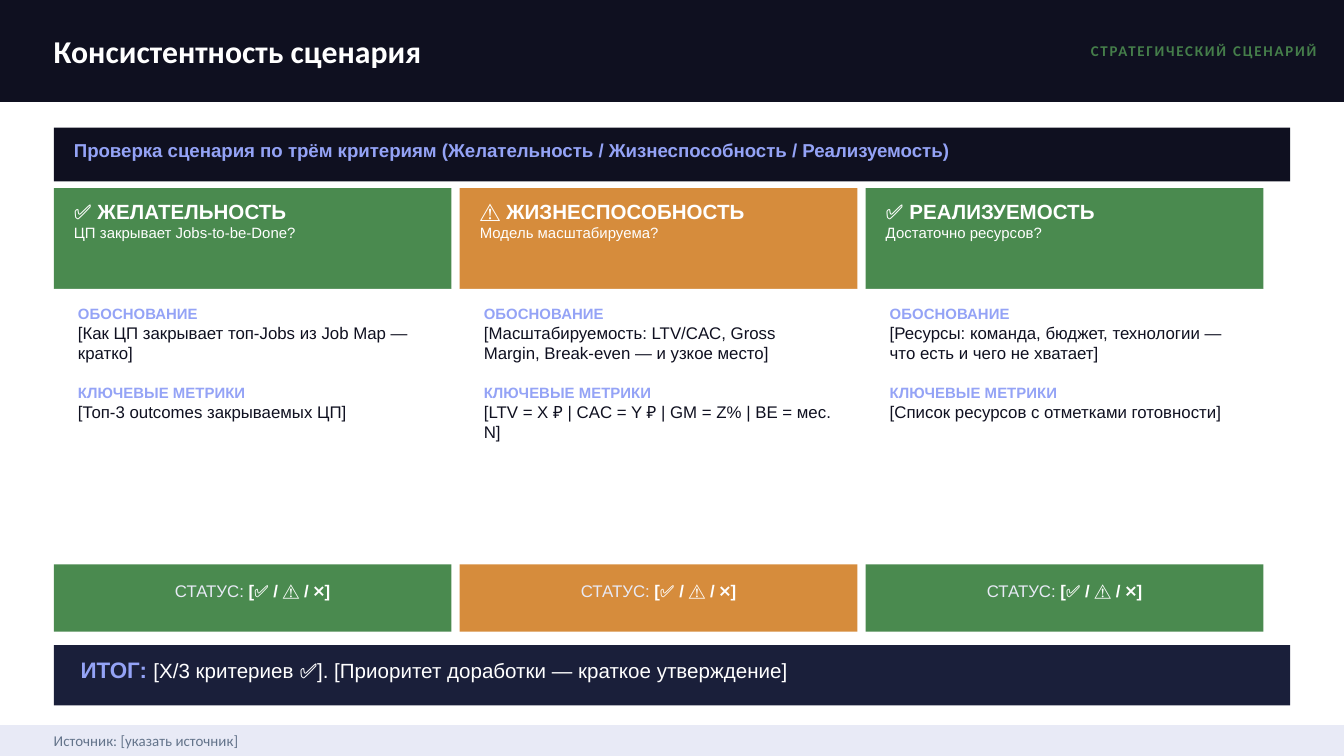
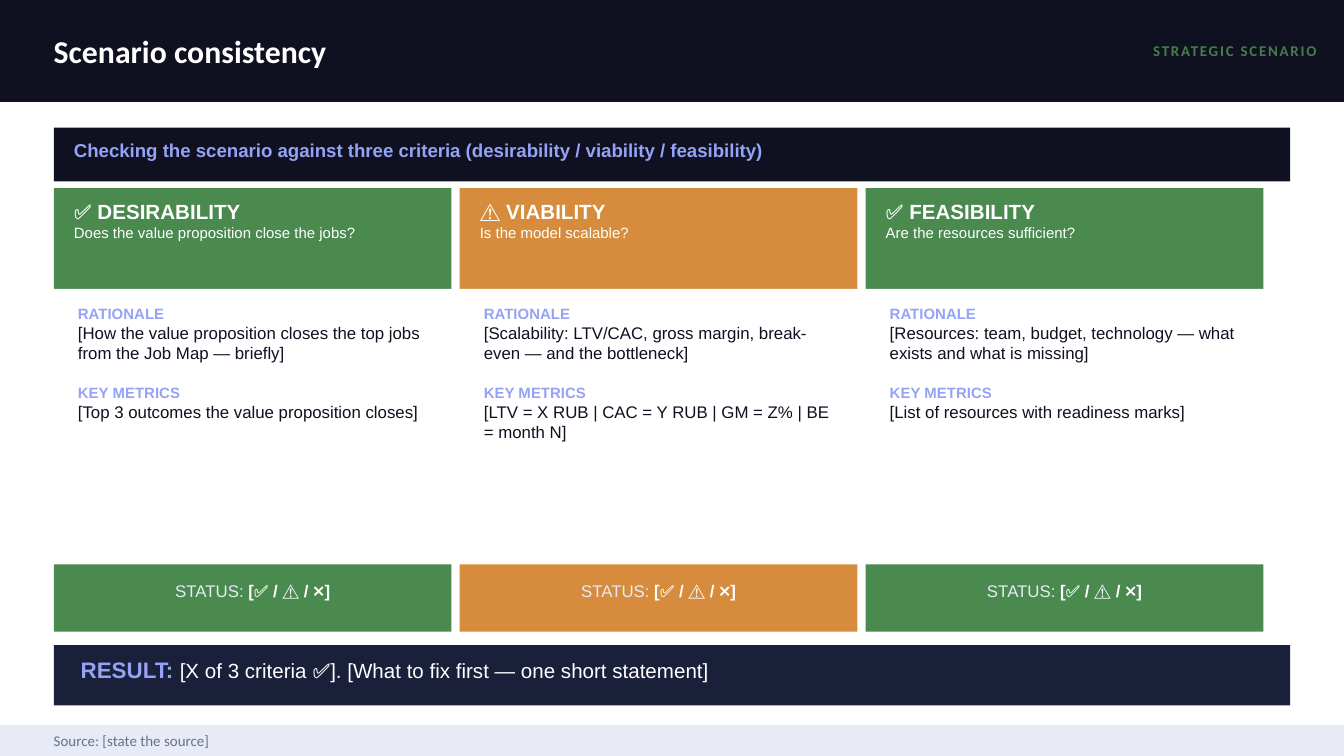
Before and after one commit to ipavelm/ultimate-product-discovery-skill, a slide deck: slide 22 of assets/presentation-template.pptx. Drawn at 1344x756 pixels with LibreOffice and Linux fonts; fonts in the diff are those of the drawing. Boxes give left, top, right and bottom in pixels: in the first picture for what was removed or moved away, otherwise in the second. Text is boxed around its words. In the diff, an @@ line names an element or a change of style, - is before the commit and + after.

```diff
--- a/assets/presentation-template.pptx
+++ b/assets/presentation-template.pptx
@@ text at box(1048, 0, 1317, 101): text changed @@
-СТРАТЕГИЧЕСКИЙ СЦЕНАРИЙ
+STRATEGIC SCENARIO
@@ text at box(54, 40, 326, 68): text changed @@
-Консистентность сценария
+Scenario consistency
@@ text in rectangle at box(74, 143, 762, 161): text changed @@
-Проверка сценария по трём критериям (Желательность / Жизнеспособность / Реализуемость)
+Checking the scenario against three criteria (desirability / viability / feasibility)
@@ text in rectangle at box(74, 204, 355, 241): text changed @@
-✅ ЖЕЛАТЕЛЬНОСТЬ
-ЦП закрывает Jobs-to-be-Done?
+✅ DESIRABILITY
+Does the value proposition close the jobs?
@@ text in rectangle at box(480, 205, 628, 238): text changed @@
-⚠️ ЖИЗНЕСПОСОБНОСТЬ
-Модель масштабируема?
+⚠️ VIABILITY
+Is the model scalable?
@@ text in rectangle at box(886, 204, 1075, 238): text changed @@
-✅ РЕАЛИЗУЕМОСТЬ
-Достаточно ресурсов?
+✅ FEASIBILITY
+Are the resources sufficient?
@@ text in rectangle at box(78, 308, 420, 422): text changed @@
-ОБОСНОВАНИЕ
-[Как ЦП закрывает топ-Jobs из Job Map — кратко]
-КЛЮЧЕВЫЕ МЕТРИКИ
-[Топ-3 outcomes закрываемых ЦП]
+RATIONALE
+[How the value proposition closes the top jobs from the Job Map — briefly]
+KEY METRICS
+[Top 3 outcomes the value proposition closes]
@@ text in rectangle at box(484, 308, 829, 442): text changed @@
-ОБОСНОВАНИЕ
-[Масштабируемость: LTV/CAC, Gross Margin, Break-even — и узкое место]
-КЛЮЧЕВЫЕ МЕТРИКИ
-[LTV = X ₽ | CAC = Y ₽ | GM = Z% | BE = мес. N]
+RATIONALE
+[Scalability: LTV/CAC, gross margin, break-even — and the bottleneck]
+KEY METRICS
+[LTV = X RUB | CAC = Y RUB | GM = Z% | BE = month N]
@@ text in rectangle at box(890, 308, 1235, 422): text changed @@
-ОБОСНОВАНИЕ
-[Ресурсы: команда, бюджет, технологии — что есть и чего не хватает]
-КЛЮЧЕВЫЕ МЕТРИКИ
-[Список ресурсов с отметками готовности]
+RATIONALE
+[Resources: team, budget, technology — what exists and what is missing]
+KEY METRICS
+[List of resources with readiness marks]
@@ text in rectangle at box(175, 585, 243, 597): text changed @@
-СТАТУС: [✅ / ⚠️ / ❌]
+STATUS: [✅ / ⚠️ / ❌]
@@ text in rectangle at box(581, 585, 649, 597): text changed @@
-СТАТУС: [✅ / ⚠️ / ❌]
+STATUS: [✅ / ⚠️ / ❌]
@@ text in rectangle at box(987, 585, 1055, 597): text changed @@
-СТАТУС: [✅ / ⚠️ / ❌]
+STATUS: [✅ / ⚠️ / ❌]
@@ text in rectangle at box(81, 662, 708, 683): text changed @@
-ИТОГ: [X/3 критериев ✅]. [Приоритет доработки — краткое утверждение]
+RESULT: [X of 3 criteria ✅]. [What to fix first — one short statement]
@@ text at box(54, 735, 209, 748): text changed @@
-Источник: [указать источник]
+Source: [state the source]
```
Also in this commit, not shown: 24 other slides changed, 9 slides added, 9 slides removed, 6 other files.
